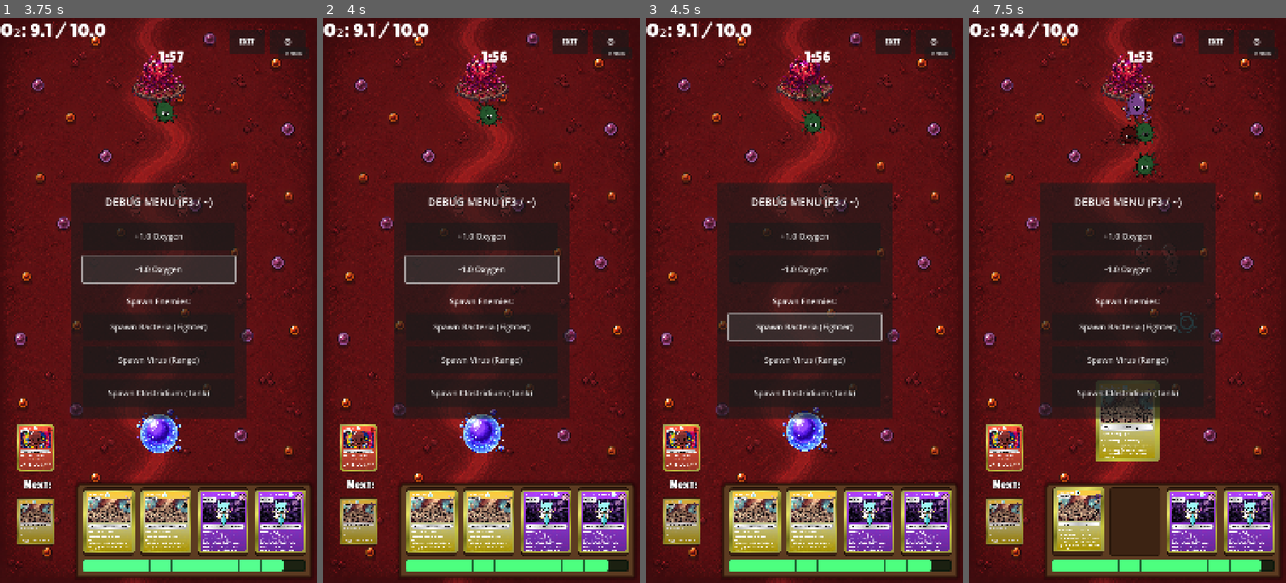
Above: before the commit, frames 1-4 (left to right).
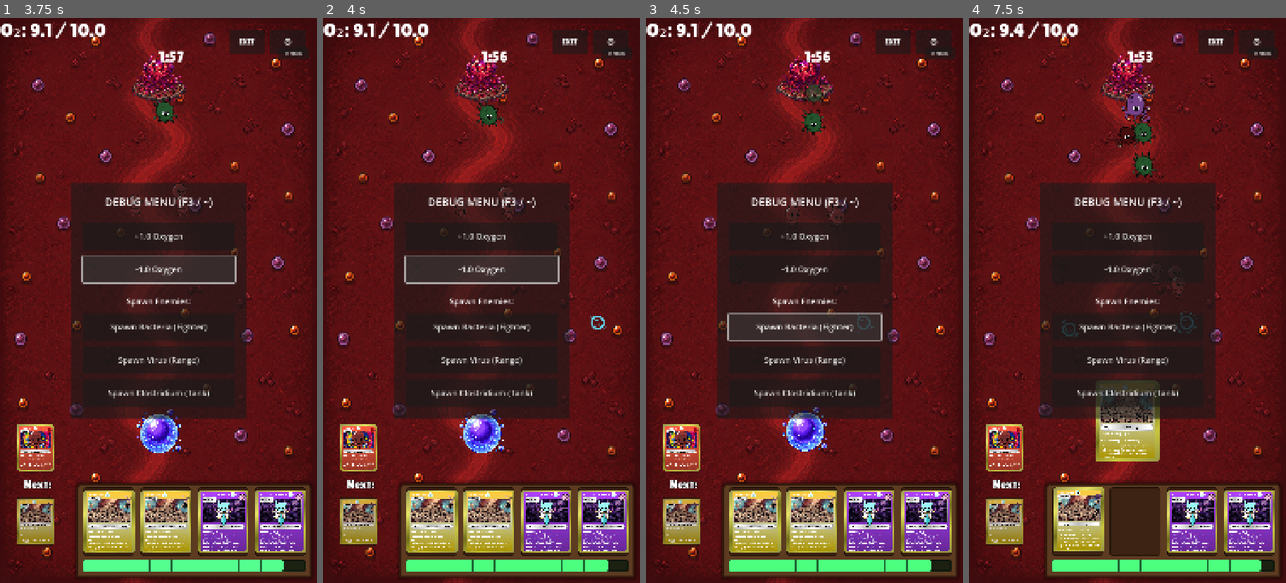
Above: after the commit, the same moments.

Repository: viPipar/veinguard
Game: Godot game, scene res://main.tscn
Same seed, same stepped clock (60 frames per second), same inputs: the game is played once before the commit and once after it. This scene is started directly instead of the project's main scene. Sound files missing from this copy of the repository are replaced by a short silence.
Inputs (mouse positions are in pixels of both pictures, inside the frame that each line leads up to):
- Up to frame 1 (3.75 s): click "⚙" at 0.5 s; click "BACK" at 1.25 s; click "DEBUG" at 2 s; click "+1.0 Oxygen" at 2.75 s; click "-1.0 Oxygen" at 3.5 s
- Up to frame 2 (4 s): no input
- Up to frame 3 (4.5 s): click "Spawn Bacteria (Fighter)" at 4.25 s
- Up to frame 4 (7.5 s): click "Spawn Virus (Range)" at 5 s; click "Spawn Clostridium (Tank)" at 5.75 s; click (1076, 520) at 6.5 s; click (1133, 520) at 7.25 s

Frame 1 is identical in both runs. In frame 2, 0.2% of the frame differs, in the area x 40-90%, y 17-56%; in frame 3, 0.3%; in frame 4, 0.7%, in the area x 29-68%, y 13-57%.

Commit message:
minor fix

Diff:
--- a/veinguard/core/lane/OxygenSpawner.gd
+++ b/veinguard/core/lane/OxygenSpawner.gd
@@ -4,7 +4,7 @@
 extends Node2D
 
 @export var oxygen_scene    : PackedScene
-@export var spawn_interval  : float = 10.0      # detik antar spawn
+@export var spawn_interval  : float = 3.0      # detik antar spawn
 @export var max_oxygen_count: int   = 5        # maks oxygen di layar sekaligus
 
 # --- PENGATURAN UNTUK MODE PORTRAIT (VERTIKAL) ---
@@ -17,16 +17,7 @@
 
 func _process(delta: float) -> void:
 	_timer += delta
-
-	var current_interval = spawn_interval
-	if GameManager.current_level >= 4:
-		current_interval = 2.0  # Sangat cepat untuk level 4
-	elif GameManager.current_level >= 2:
-		current_interval = 3.0
-	else:
-		current_interval = 4.0  # Default level 1
-
-	if _timer >= current_interval:
+	if _timer >= spawn_interval:
 		_timer = 0.0
 		_try_spawn()
 
--- a/veinguard/core/ui/Encyclopedia.gd
+++ b/veinguard/core/ui/Encyclopedia.gd
@@ -26,7 +26,7 @@
 		"res://assets/ui/unit_cards/card_back_t_killer.png",
 	],
 	[
-		"res://units/player/eosinofil/eosinofil_stats.tres",
+		"res://units/player/limfosit_b/limfosit_b_stats.tres",
 		"res://assets/ui/unit_cards/card_front_limfosit_b.png",
 		"res://assets/ui/unit_cards/card_back_limfosit_b.png",
 	],
--- a/veinguard/core/ui/HandManager.gd
+++ b/veinguard/core/ui/HandManager.gd
@@ -36,8 +36,8 @@
 		"res://assets/ui/unit_cards/card_back_t_killer.png",
 	],
 	[
-		"res://units/player/eosinofil/Eosinofil.tscn",
-		"res://units/player/eosinofil/eosinofil_stats.tres",
+		"res://units/player/limfosit_b/LimfositB.tscn",
+		"res://units/player/limfosit_b/limfosit_b_stats.tres",
 		"res://assets/ui/unit_cards/card_front_limfosit_b.png",
 		"res://assets/ui/unit_cards/card_back_limfosit_b.png",
 	],
@@ -91,11 +91,11 @@
 		# Index 0: NKiller (Level 1+)
 		# Index 1: Trombosit (Level 1+)
 		# Index 2: T Killer (Level 2+)
-		# Index 3: Eosinofil (Level 4+)
+		# Index 3: limfosit_b (Level 4+)
 		# Index 4: Makrofag (Level 3+)
 		if idx == 2 and lvl < 2: continue # T Killer locked
 		if idx == 4 and lvl < 3: continue # Makrofag locked
-		if idx == 3 and lvl < 4: continue # Eosinofil locked
+		if idx == 3 and lvl < 4: continue # limfosit_b locked
 
 		var entry = _POOL_ENTRIES[idx]
 		var front : Texture2D = _safe_load(entry[2])
--- a/veinguard/units/player/eosinofil/Eosinofil.gd
+++ b/veinguard/units/player/limfosit_b/LimfositB.gd
@@ -1,11 +1,11 @@
-class_name Eosinofil
+class_name LimfositB
 extends UnitBase
 
 @export var projectile_scene : PackedScene
 
 var _attack_timer   : float = 0.0
 var _wobble_time    : float = 0.0
-var _eo_stats       : EosinophilStats
+var _eo_stats       : LimfositBStats
 
 func _on_ready() -> void:
 	sprite      = $AnimatedSprite2D
@@ -18,11 +18,11 @@
 		if not sprite.animation_finished.is_connected(_on_animation_finished):
 			sprite.animation_finished.connect(_on_animation_finished)
 
-	# Casting stat ke kelas spesifik Eosinofil agar bisa mengakses variabel khususnya
-	if stats is EosinophilStats:
-		_eo_stats = stats as EosinophilStats
+	# Casting stat ke kelas spesifik LimfositB agar bisa mengakses variabel khususnya
+	if stats is LimfositBStats:
+		_eo_stats = stats as LimfositBStats
 	else:
-		push_error("[%s] Resource stats BUKAN EosinophilStats!" % name)
+		push_error("[%s] Resource stats BUKAN LimfositBStats!" % name)
 
 	add_to_group("players")
 	change_state(State.IDLE)
--- a/veinguard/units/player/eosinofil/Eosinofil.tscn
+++ b/veinguard/units/player/limfosit_b/LimfositB.tscn
@@ -1,8 +1,8 @@
 [gd_scene load_steps=32 format=3 uid="uid://bjkffycbmqlbn"]
 
-[ext_resource type="Script" uid="uid://df8ndet3q6s57" path="res://units/player/eosinofil/Eosinofil.gd" id="1_pbhqp"]
-[ext_resource type="PackedScene" uid="uid://c5ndfu63e1sed" path="res://units/player/eosinofil/EosinofilProjectile.tscn" id="2_umwlp"]
-[ext_resource type="Resource" uid="uid://dgbslmifeq7wl" path="res://units/player/eosinofil/eosinofil_stats.tres" id="3_4nxdy"]
+[ext_resource type="Script" uid="uid://df8ndet3q6s57" path="res://units/player/limfosit_b/limfosit_b.gd" id="1_pbhqp"]
+[ext_resource type="PackedScene" uid="uid://c5ndfu63e1sed" path="res://units/player/limfosit_b/limfosit_bProjectile.tscn" id="2_umwlp"]
+[ext_resource type="Resource" uid="uid://dgbslmifeq7wl" path="res://units/player/limfosit_b/limfosit_b_stats.tres" id="3_4nxdy"]
 [ext_resource type="Texture2D" uid="uid://cp44pny52xmxq" path="res://assets/ui/Character/Eusinofil_Idle.png" id="4_idle"]
 [ext_resource type="Texture2D" uid="uid://r5pfib6giqhv" path="res://assets/ui/Character/Eusinofil_walk.png" id="5_walk"]
 [ext_resource type="Texture2D" uid="uid://ba1mssbk4ce0y" path="res://assets/ui/Character/Eusinofil_attack.png" id="6_attack"]
@@ -182,7 +182,7 @@
 [sub_resource type="CircleShape2D" id="CircleShape2D_4nxdy"]
 radius = 600.0
 
-[node name="Eosinofil" type="CharacterBody2D"]
+[node name="limfosit_b" type="CharacterBody2D"]
 collision_mask = 2
 script = ExtResource("1_pbhqp")
 projectile_scene = ExtResource("2_umwlp")
--- a/veinguard/units/player/eosinofil/EosinofilCloud.gd
+++ b/veinguard/units/player/limfosit_b/LimfositBCloud.gd
@@ -1,12 +1,12 @@
-class_name EosinofilCloud
+class_name LimfositBCloud
 extends Area2D
 
-var _eo_stats : EosinophilStats
+var _eo_stats : LimfositBStats
 
 @onready var life_timer : Timer = $LifeTimer
 @onready var tick_timer : Timer = $TickTimer
 
-func setup(stats: EosinophilStats) -> void:
+func setup(stats: LimfositBStats) -> void:
 	_eo_stats = stats
 
 func _ready() -> void:
@@ -62,4 +62,4 @@
 	for body in get_overlapping_bodies():
 		if body.is_in_group("enemies") and body.has_method("take_damage"):
 			body.take_damage(_eo_stats.dot_damage)
-			print("[EosinofilCloud] Memberikan %f DoT ke %s" % [_eo_stats.dot_damage, body.name])
+			print("[LimfositBCloud] Memberikan %f DoT ke %s" % [_eo_stats.dot_damage, body.name])
--- a/veinguard/units/player/eosinofil/EosinofilCloud.tscn
+++ b/veinguard/units/player/limfosit_b/LimfositBCloud.tscn
@@ -1,12 +1,12 @@
 [gd_scene load_steps=4 format=3 uid="uid://elx057imjf5c"]
 
-[ext_resource type="Script" uid="uid://d0qtentn3ym24" path="res://units/player/eosinofil/EosinofilCloud.gd" id="1_xa0lu"]
+[ext_resource type="Script" uid="uid://d0qtentn3ym24" path="res://units/player/limfosit_b/limfosit_bCloud.gd" id="1_xa0lu"]
 [ext_resource type="Texture2D" uid="uid://cpivcdn7eyrrj" path="res://placeholder/Ellipse 1.png" id="2_r41eq"]
 
 [sub_resource type="CircleShape2D" id="CircleShape2D_06per"]
 radius = 25.0
 
-[node name="EosinofilCloud" type="Area2D"]
+[node name="limfosit_bCloud" type="Area2D"]
 z_index = -1
 collision_mask = 2
 script = ExtResource("1_xa0lu")
--- a/veinguard/units/player/eosinofil/EosinofilProjectile.gd
+++ b/veinguard/units/player/limfosit_b/LimfositBProjectile.gd
@@ -1,4 +1,4 @@
-class_name EosinofilProjectile
+class_name LimfositBProjectile
 extends Area2D
 
 @export var cloud_scene : PackedScene
@@ -6,14 +6,14 @@
 
 var _direction     : Vector2
 var _target        : Node2D
-var _eo_stats      : EosinophilStats
+var _eo_stats      : LimfositBStats
 var _start_pos     : Vector2
 var _max_distance  : float
 var _trail_points  : Array[Vector2] = []
 
 @onready var trail : Line2D = get_node_or_null("Trail")
 
-func setup(dir: Vector2, target: Node2D, stats: EosinophilStats) -> void:
+func setup(dir: Vector2, target: Node2D, stats: LimfositBStats) -> void:
 	_direction = dir
 	_target    = target
 	_eo_stats  = stats
@@ -32,7 +32,7 @@
 	if sprite:
 		# Meregang ke depan, memipih ke samping
 		sprite.scale = Vector2(0.18, 0.08)
-		# Beri warna merah-muda asam menyala khas eosinofil
+		# Beri warna merah-muda asam menyala khas LimfositB
 		sprite.modulate = Color(1.0, 0.35, 0.72)
 
 
@@ -77,7 +77,7 @@
 	if cloud_scene and _eo_stats:
 		var cloud = cloud_scene.instantiate()
 		cloud.global_position = global_position
-		# Setup awan racun dengan stats dari Eosinofil
+		# Setup awan racun dengan stats dari LimfositB
 		if cloud.has_method("setup"):
 			cloud.setup(_eo_stats)
 
--- a/veinguard/units/player/eosinofil/EosinofilProjectile.tscn
+++ b/veinguard/units/player/limfosit_b/LimfositBProjectile.tscn
@@ -1,13 +1,13 @@
 [gd_scene load_steps=5 format=3 uid="uid://c5ndfu63e1sed"]
 
-[ext_resource type="Script" uid="uid://2me8x5jrt155" path="res://units/player/eosinofil/EosinofilProjectile.gd" id="1_ja5ko"]
-[ext_resource type="PackedScene" uid="uid://elx057imjf5c" path="res://units/player/eosinofil/EosinofilCloud.tscn" id="2_353d2"]
+[ext_resource type="Script" uid="uid://2me8x5jrt155" path="res://units/player/limfosit_b/limfosit_bProjectile.gd" id="1_ja5ko"]
+[ext_resource type="PackedScene" uid="uid://elx057imjf5c" path="res://units/player/limfosit_b/limfosit_bCloud.tscn" id="2_353d2"]
 [ext_resource type="Texture2D" uid="uid://cc55bypt0p7uo" path="res://assets/ui/Character/ProjectileB.png" id="3_cpvj7"]
 
 [sub_resource type="CircleShape2D" id="CircleShape2D_ik2t2"]
 radius = 25.0
 
-[node name="EosinofilProjectile" type="Area2D"]
+[node name="limfosit_bProjectile" type="Area2D"]
 z_index = -1
 collision_mask = 2
 script = ExtResource("1_ja5ko")
--- a/veinguard/units/player/eosinofil/EosinophilStats.gd
+++ b/veinguard/units/player/limfosit_b/LimfositBStats.gd
@@ -1,7 +1,7 @@
-class_name EosinophilStats
+class_name LimfositBStats
 extends UnitStats
 
-# Parameter tambahan khusus untuk Eosinofil agar UnitStats.gd tetap bersih
+# Parameter tambahan khusus untuk LimfositB agar UnitStats.gd tetap bersih
 @export var knockback_force : float = 400.0
 @export var dot_damage      : float = 5.0
 @export var dot_duration    : float = 3.0
--- a/veinguard/units/player/eosinofil/eosinofil_stats.tres
+++ b/veinguard/units/player/limfosit_b/limfosit_b_stats.tres
@@ -1,6 +1,6 @@
-[gd_resource type="Resource" script_class="EosinophilStats" load_steps=2 format=3 uid="uid://dgbslmifeq7wl"]
+[gd_resource type="Resource" script_class="LimfositBStats" load_steps=2 format=3 uid="uid://dgbslmifeq7wl"]
 
-[ext_resource type="Script" uid="uid://bx18vuvqmrno0" path="res://units/player/eosinofil/EosinophilStats.gd" id="1_n10i2"]
+[ext_resource type="Script" uid="uid://bx18vuvqmrno0" path="res://units/player/limfosit_b/LimfositBStats.gd" id="1_n10i2"]
 
 [resource]
 script = ExtResource("1_n10i2")
Renamed: veinguard/units/player/eosinofil/Eosinofil.gd.uid -> veinguard/units/player/limfosit_b/LimfositB.gd.uid
Renamed: veinguard/units/player/eosinofil/EosinofilCloud.gd.uid -> veinguard/units/player/limfosit_b/LimfositBCloud.gd.uid
Renamed: veinguard/units/player/eosinofil/EosinofilProjectile.gd.uid -> veinguard/units/player/limfosit_b/LimfositBProjectile.gd.uid
Renamed: veinguard/units/player/eosinofil/EosinophilStats.gd.uid -> veinguard/units/player/limfosit_b/LimfositBStats.gd.uid
